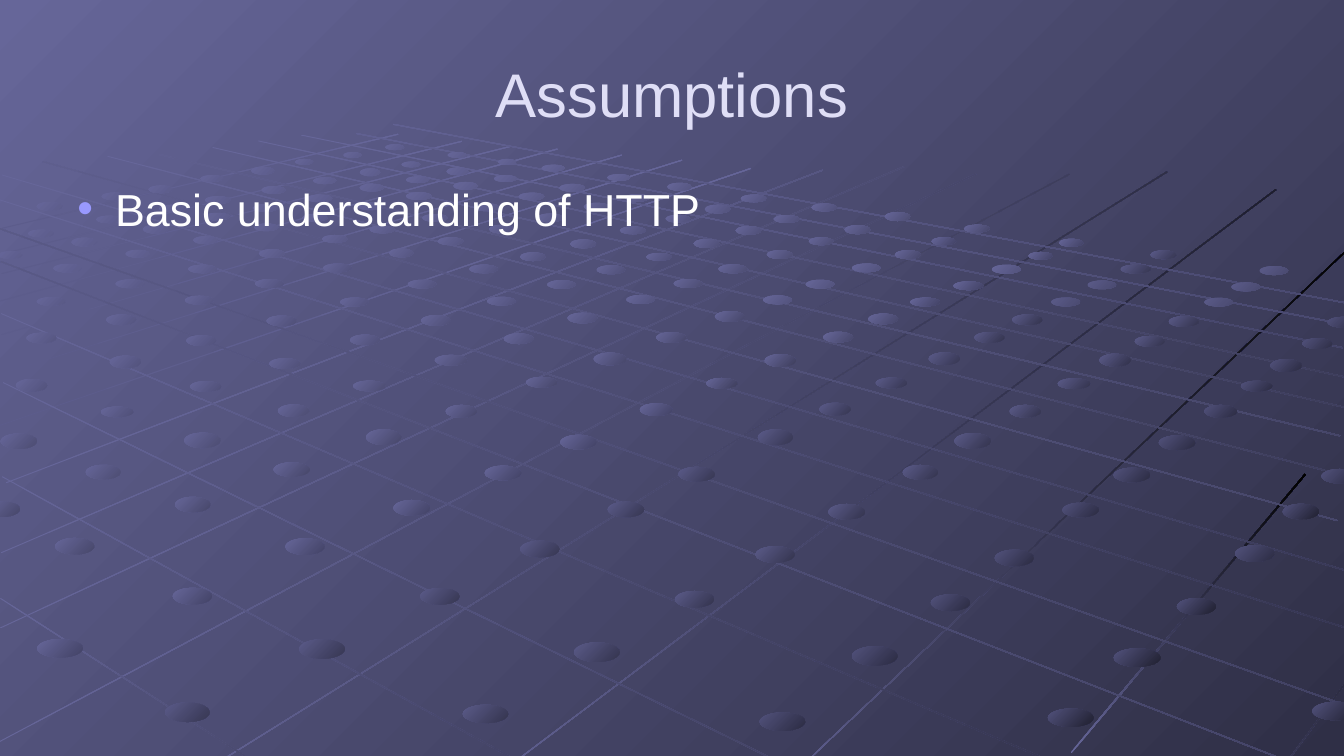
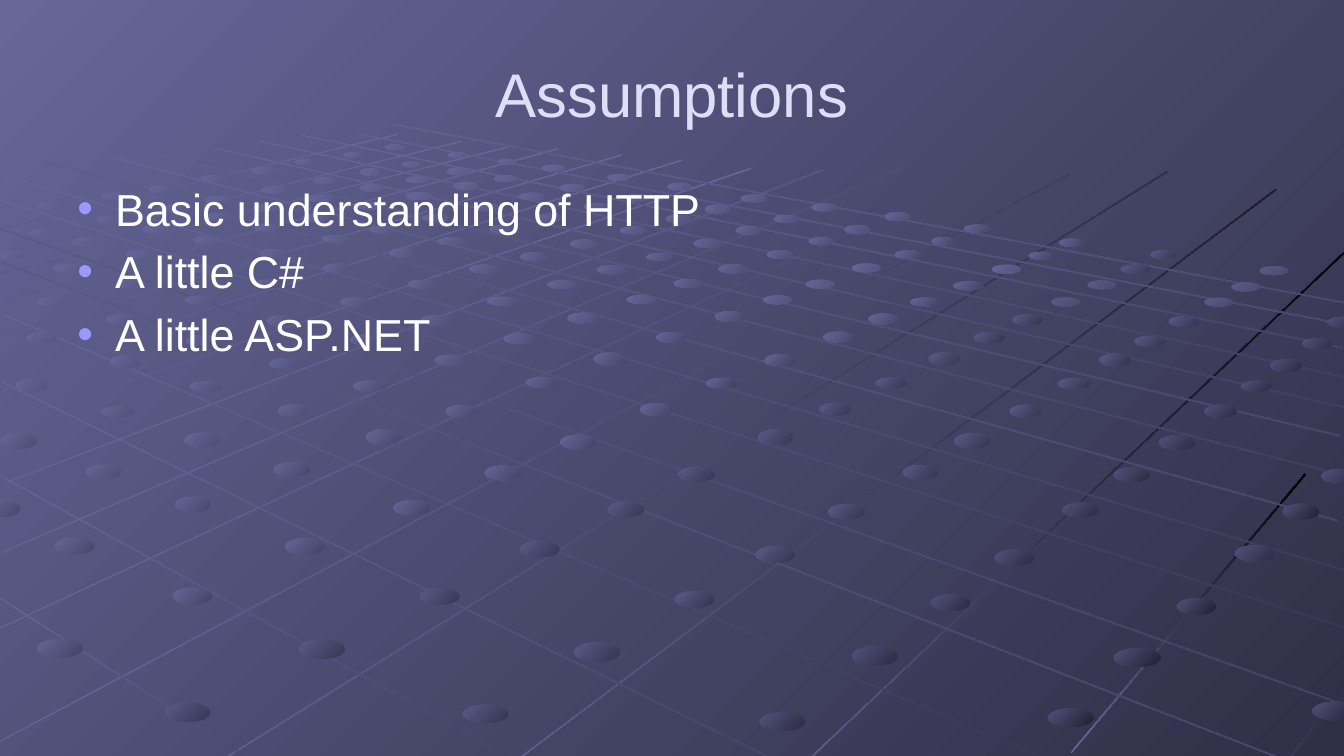
Before and after one commit to gregsohl/RESTFul_API_Presentation, a slide deck: slide 2 of Presentation/RESTful APIs.pptx. Drawn at 1344x756 pixels with LibreOffice and Linux fonts; fonts in the diff are those of the drawing. Boxes give left, top, right and bottom in pixels: in the first picture for what was removed or moved away, otherwise in the second. Text is boxed around its words. In the diff, an @@ line names an element or a change of style, - is before the commit and + after.

Commit message:
Added more assumptions

```diff
--- a/Presentation/RESTful APIs.pptx
+++ b/Presentation/RESTful APIs.pptx
@@ text at box(115, 255, 430, 352): paragraphs added @@
+• A little C#
+• A little ASP.NET
```
Also in this commit, not shown: 1 slide removed.
